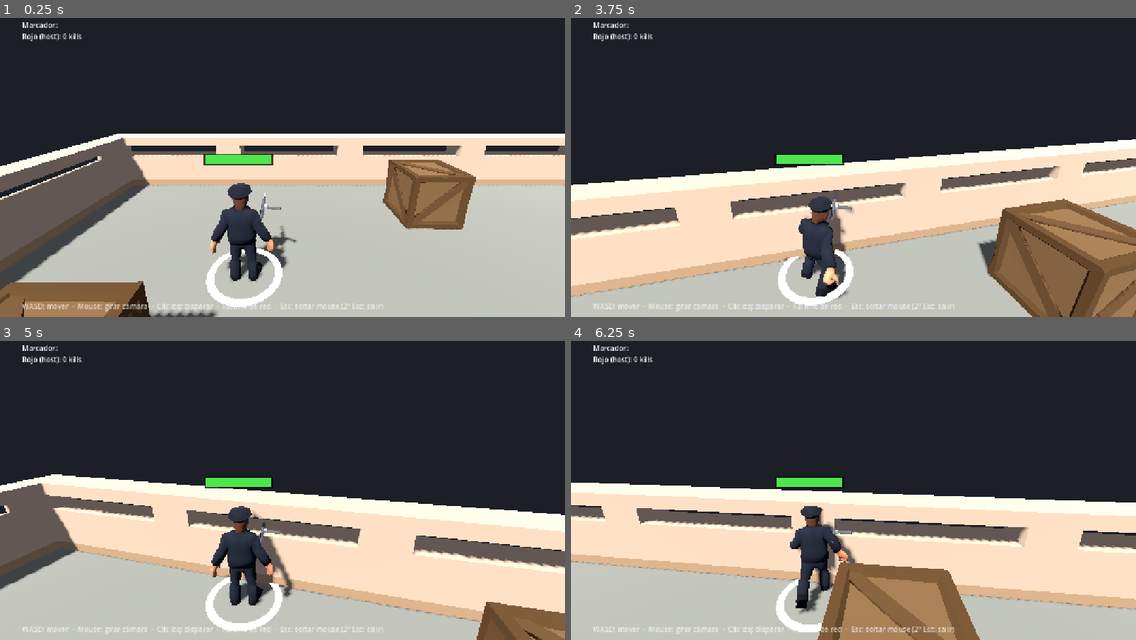
Above: before the commit, frames 1-4 (two rows, left to right).
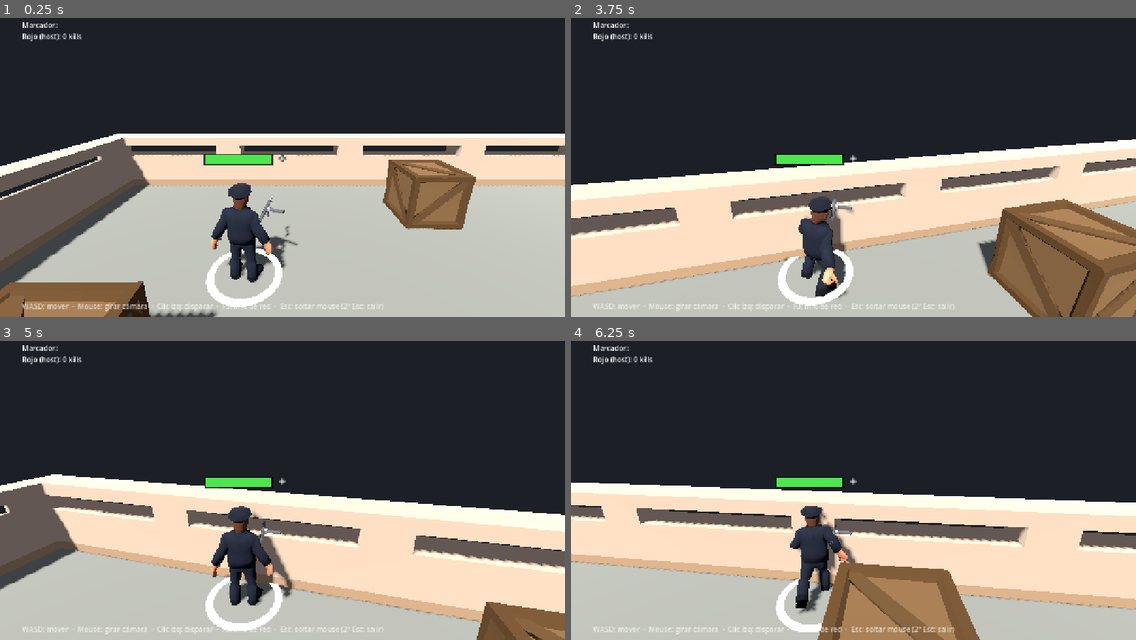
Above: after the commit, the same moments.

Repository: mpinedaj/godot-networked-shooter
Game: Godot game, scene res://scenes/game.tscn
Two runs of this game, one before a commit and one after it. Both use one fixed random seed, a clock stepped at 60 frames per second and the inputs below. This scene is started directly instead of the project's main scene.
Inputs (mouse positions are in pixels of both pictures, inside the frame that each line leads up to):
- Up to frame 1 (0.25 s): no input
- Up to frame 2 (3.75 s): tap Enter at 0.5 s; move the mouse to (881, 158) at 0.52 s; hold Up (ui_up) from 0.53 s (still down); click (881, 158) at 0.67 s; move the mouse to (825, 158) at 1.27 s; tap Space at 2 s; move the mouse to (864, 152) at 2.02 s; move the mouse to (847, 164) at 2.77 s; click (847, 164) at 2.92 s; move the mouse to (893, 161) at 3.52 s
- Up to frame 3 (5 s): keep holding Up (ui_up); move the mouse to (237, 478) at 4.27 s
- Up to frame 4 (6.25 s): move the mouse to (859, 481) at 5.02 s; click (859, 481) at 5.17 s; move the mouse to (830, 475) at 5.77 s; release Up (ui_up) at 5.78 s; hold Right (ui_right) from 5.78 s (still down)

The runs differ from the first frame. In frame 1, 0.7% of the frame differs, in the area x 37-53%, y 45-89%; in frame 2, 0.1%; in frame 3, 0.1%; in frame 4, less than 0.1%.

Commit message:
Mira central: las balas van hacia lo que apunta la cámara
Con la cámara sobre el hombro, disparar en paralelo a ella dejaba la
bala desplazada respecto a la mira. Ahora se lanza un rayo desde el
centro de la pantalla y el personaje apunta al punto de impacto
(jugador, caja o muro). Se añade una cruz en el centro del HUD.

Co-Authored-By: Claude Opus 5.5 <noreply@anthropic.com>

Diff:
--- a/scenes/game.tscn
+++ b/scenes/game.tscn
@@ -28,6 +28,25 @@
 offset_bottom = 160.0
 text = "Marcador:"
 
+[node name="Crosshair" type="Label" parent="HUD"]
+anchors_preset = 8
+anchor_left = 0.5
+anchor_top = 0.5
+anchor_right = 0.5
+anchor_bottom = 0.5
+offset_left = -20.0
+offset_top = -22.0
+offset_right = 20.0
+offset_bottom = 18.0
+grow_horizontal = 2
+grow_vertical = 2
+theme_override_colors/font_outline_color = Color(0, 0, 0, 1)
+theme_override_constants/outline_size = 6
+theme_override_font_sizes/font_size = 30
+text = "+"
+horizontal_alignment = 1
+vertical_alignment = 1
+
 [node name="HintLabel" type="Label" parent="HUD"]
 anchors_preset = 2
 anchor_top = 1.0
--- a/scripts/player.gd
+++ b/scripts/player.gd
@@ -220,7 +220,7 @@
 		# necesita saber nada de la cámara del cliente.
 		var world: Vector3 = cam.get_yaw_basis() * Vector3(local.x, 0, local.y)
 		move = Vector2(world.x, world.z)
-		aim = cam.yaw  # El personaje mira hacia donde mira la cámara.
+		aim = _crosshair_aim(cam)
 		shoot = Input.is_mouse_button_pressed(MOUSE_BUTTON_LEFT) and cam.is_mouse_captured() and get_window().has_focus()
 
 	if multiplayer.is_server():
@@ -229,8 +229,24 @@
 	else:
 		# Cliente -> servidor. Solo se envía la intención, nunca la posición.
 		receive_input.rpc_id(1, move, aim, shoot)
-		# Predicción visual mínima: girar hacia la cámara sin esperar al servidor.
+		# Predicción visual mínima: girar hacia la mira sin esperar al servidor.
 		visual.rotation.y = aim
+
+## Ángulo hacia lo que hay bajo la mira (centro de pantalla). Como la cámara va
+## sobre el hombro, disparar en paralelo a ella fallaría: apuntamos al punto
+## donde el rayo de la cámara choca (jugador, caja o muro).
+func _crosshair_aim(cam: Camera3D) -> float:
+	var from := cam.global_position
+	var to := from - cam.global_basis.z * 60.0
+	var query := PhysicsRayQueryParameters3D.create(from, to)
+	query.exclude = [get_rid()]
+	var hit := get_world_3d().direct_space_state.intersect_ray(query)
+	var target: Vector3 = to if hit.is_empty() else hit.position
+	var d := target - global_position
+	d.y = 0
+	if d.length() < 1.0:
+		return cam.yaw  # Objetivo pegado al jugador: usar la dirección de la cámara.
+	return atan2(-d.x, -d.z)
 
 @rpc("any_peer", "call_remote", "unreliable_ordered", 0)
 func receive_input(move: Vector2, aim: float, shoot: bool) -> void:
